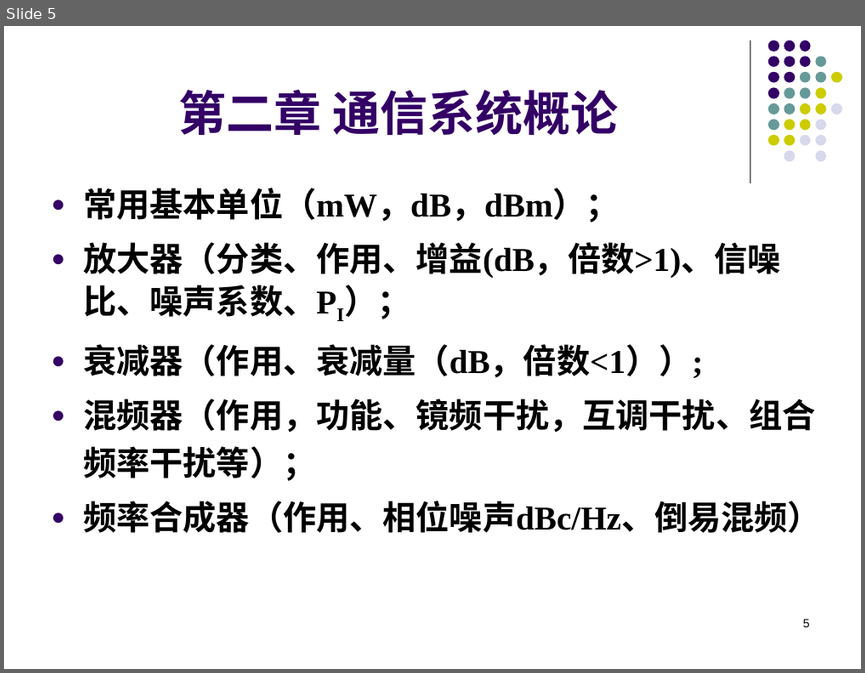
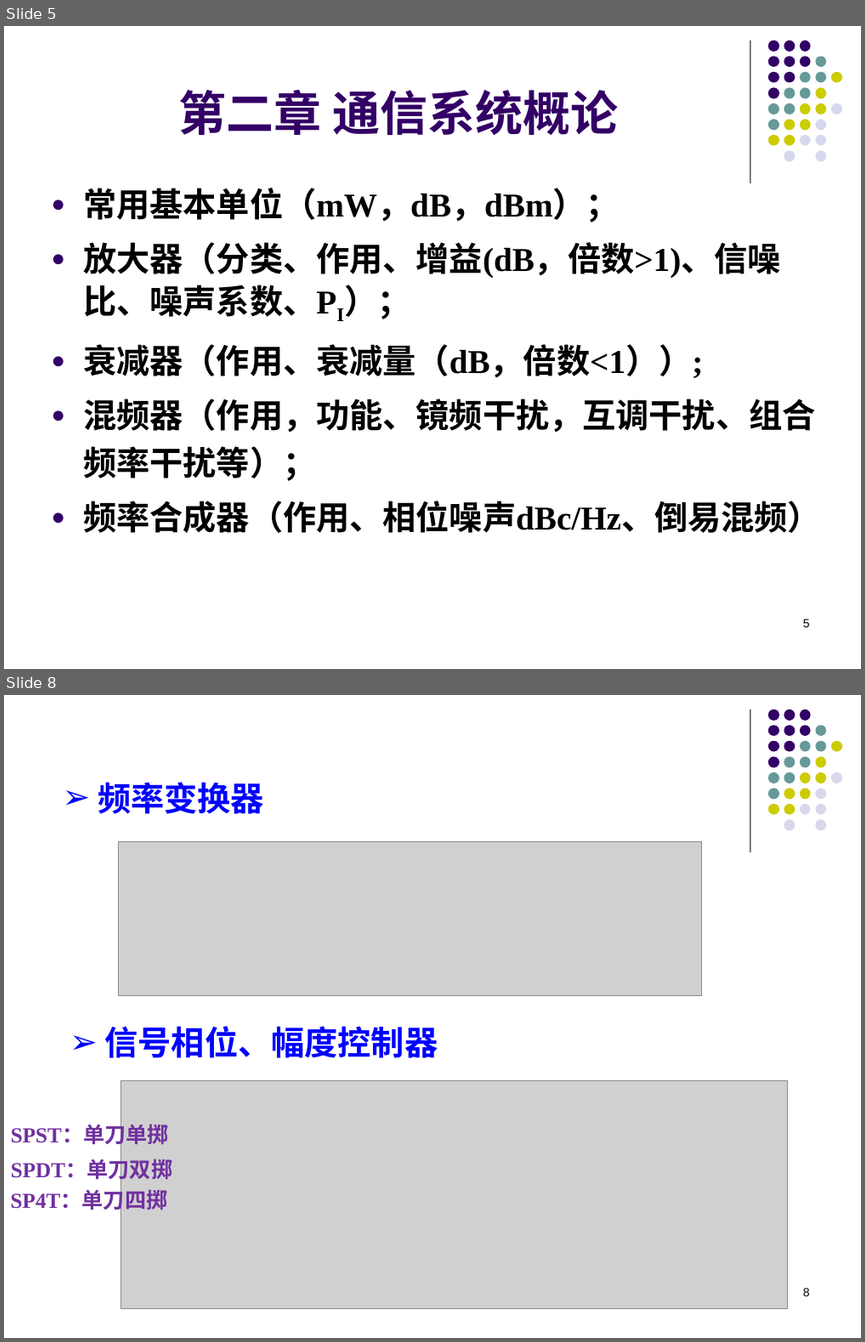
Before and after one commit to lyMeiSEU/ly_schoolhelper, a slide deck: 通信电子/复习.pptx. Shown one above the other, each under a label of ours: slide 5 before the commit, slides 5 and 8 after it; the slides between them are not shown. The pictures are 865x673 and 865x1342 pixels, drawn with LibreOffice and Linux fonts; fonts in the diff are those of the drawing; grey boxes stand for pictures; background and template pictures are left out. Boxes give left, top, right and bottom in pixels: in the first picture for what was removed or moved away, otherwise in the second. Text is boxed around its words. In the diff, an @@ line names an element or a change of style, - is before the commit and + after.

```diff
--- a/通信电子/复习.pptx
+++ b/通信电子/复习.pptx
@@ slide 8 added at (4, 695, 861, 1338), background #FFFFFF; not listed: 32 template elements that a slide beside it also shows @@
@@ text added at (98, 782, 264, 814), 28 pt, text #0000FF, bold @@
+➢ 频率变换器
@@ picture added at (118, 841, 702, 996) @@
@@ text added at (105, 1026, 438, 1058), 28 pt, text #0000FF, bold @@
+➢ 信号相位、幅度控制器
@@ picture added at (121, 1081, 788, 1309) @@
@@ text added at (11, 1125, 169, 1147), 18 pt, text #7030A0, bold @@
+SPST：单刀单掷
@@ text added at (11, 1160, 172, 1182), 18 pt, text #7030A0, bold @@
+SPDT：单刀双掷
@@ text added at (11, 1191, 168, 1213), 18 pt, text #7030A0, bold @@
+SP4T：单刀四掷
@@ page number added at (803, 1287, 810, 1296), 10 pt, text #000000 @@
+8
```
Also in this commit, not shown: 8 slides changed, 3 other slides added, 1 slide removed, 3 other files.
